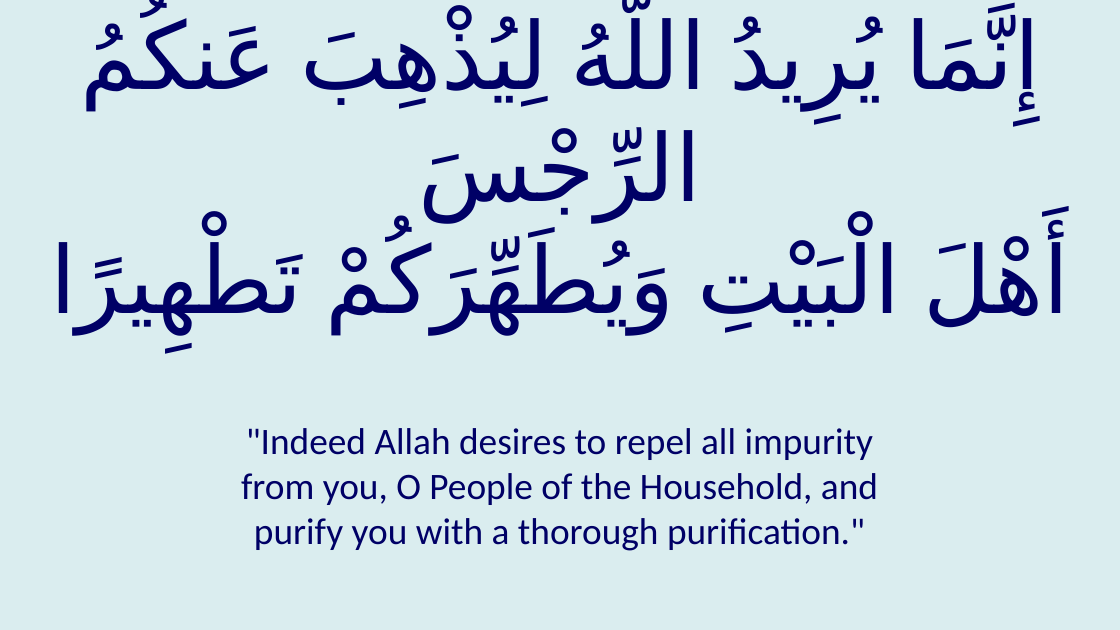
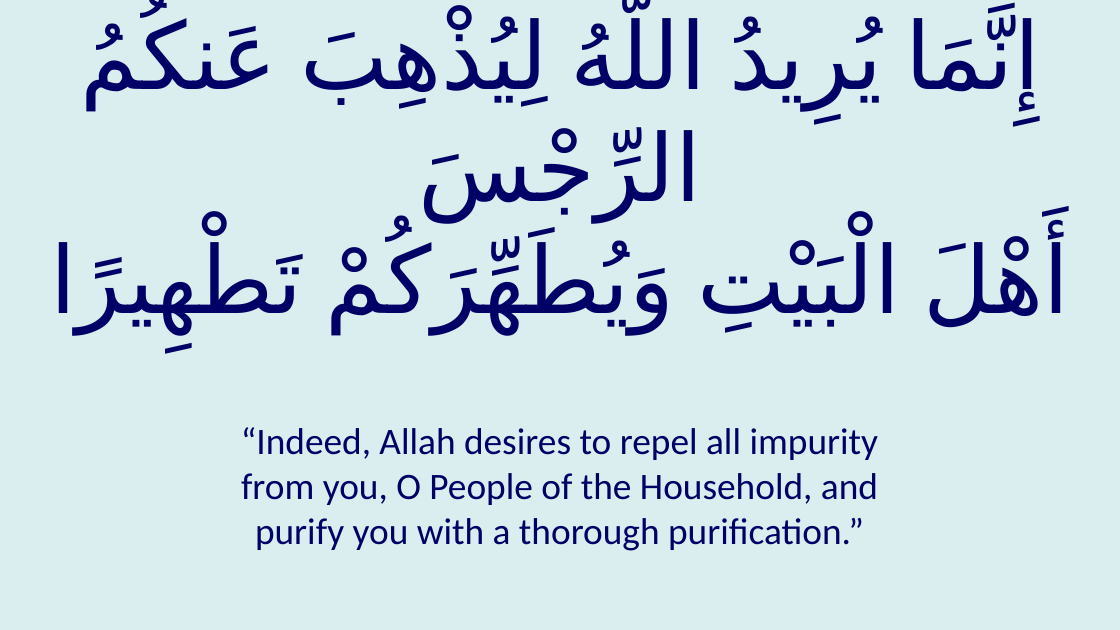
Before and after one commit to GhayurH/Slides, a slide deck: slide 91 of PPTs/Hadith Kisa.pptx (slide 90 before the commit). Drawn at 1120x630 pixels with LibreOffice and Linux fonts; fonts in the diff are those of the drawing. Boxes give left, top, right and bottom in pixels: in the first picture for what was removed or moved away, otherwise in the second. Text is boxed around its words. In the diff, an @@ line names an element or a change of style, - is before the commit and + after.

```diff
--- a/PPTs/Hadith Kisa.pptx
+++ b/PPTs/Hadith Kisa.pptx
@@ text at box(241, 427, 878, 551): text changed @@
-"Indeed Allah desires to repel all impurity from you, O People of the Household, and purify you with a thorough purification."
+“Indeed, Allah desires to repel all impurity from you, O People of the Household, and purify you with a thorough purification.”
```
Also in this commit, not shown: 70 other slides changed, 2 slides added, 18 other files.
